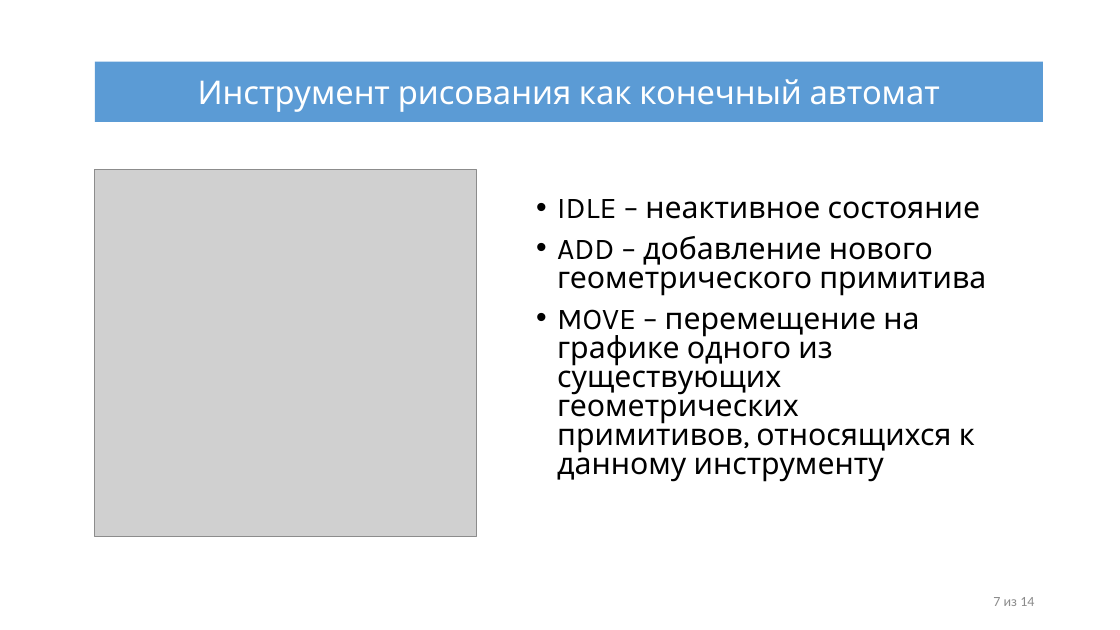
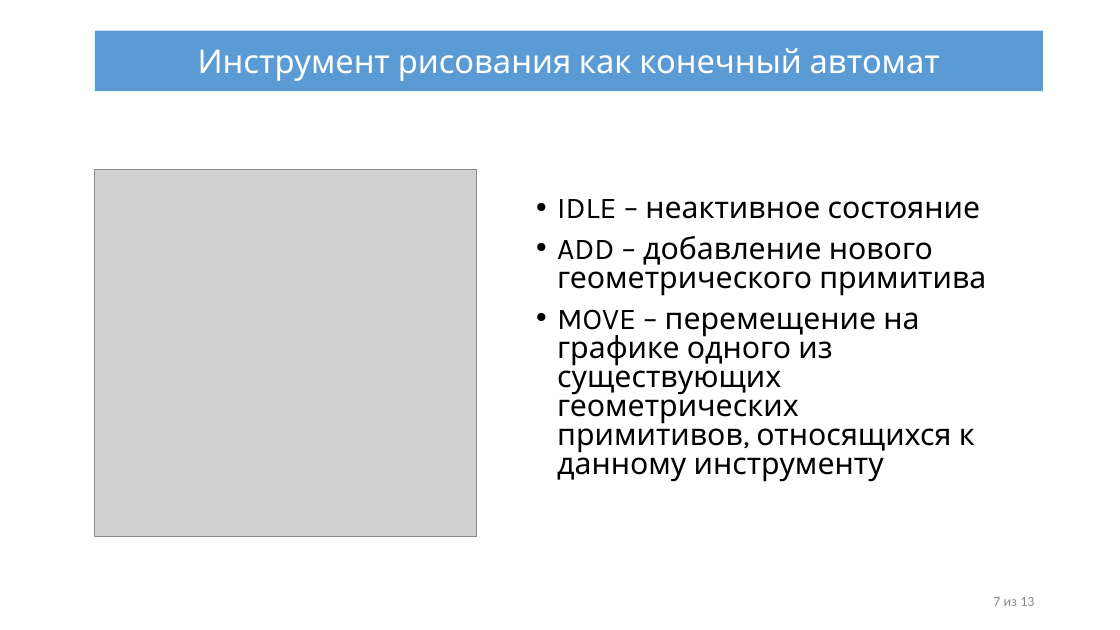
Before and after one commit to IliiaDenisov/masters-thesis, a slide deck: slide 7 of src/Презентация диплома.pptx. Drawn at 1120x630 pixels with LibreOffice and Linux fonts; fonts in the diff are those of the drawing; grey boxes stand for pictures. Boxes give left, top, right and bottom in pixels: in the first picture for what was removed or moved away, otherwise in the second. Text is boxed around its words. In the diff, an @@ line names an element or a change of style, - is before the commit and + after.

```diff
--- a/src/Презентация диплома.pptx
+++ b/src/Презентация диплома.pptx
@@ rectangle "Инструмент рисования как конечный автомат": place and size @@
-rectangle "Инструмент рисования как конечный автомат" at box(95, 61, 1044, 122)
+rectangle "Инструмент рисования как конечный автомат" at box(95, 30, 1044, 91)
@@ text at box(993, 597, 1034, 606): text changed @@
-7 из 14
+7 из 13
```
Also in this commit, not shown: 11 other slides changed.
